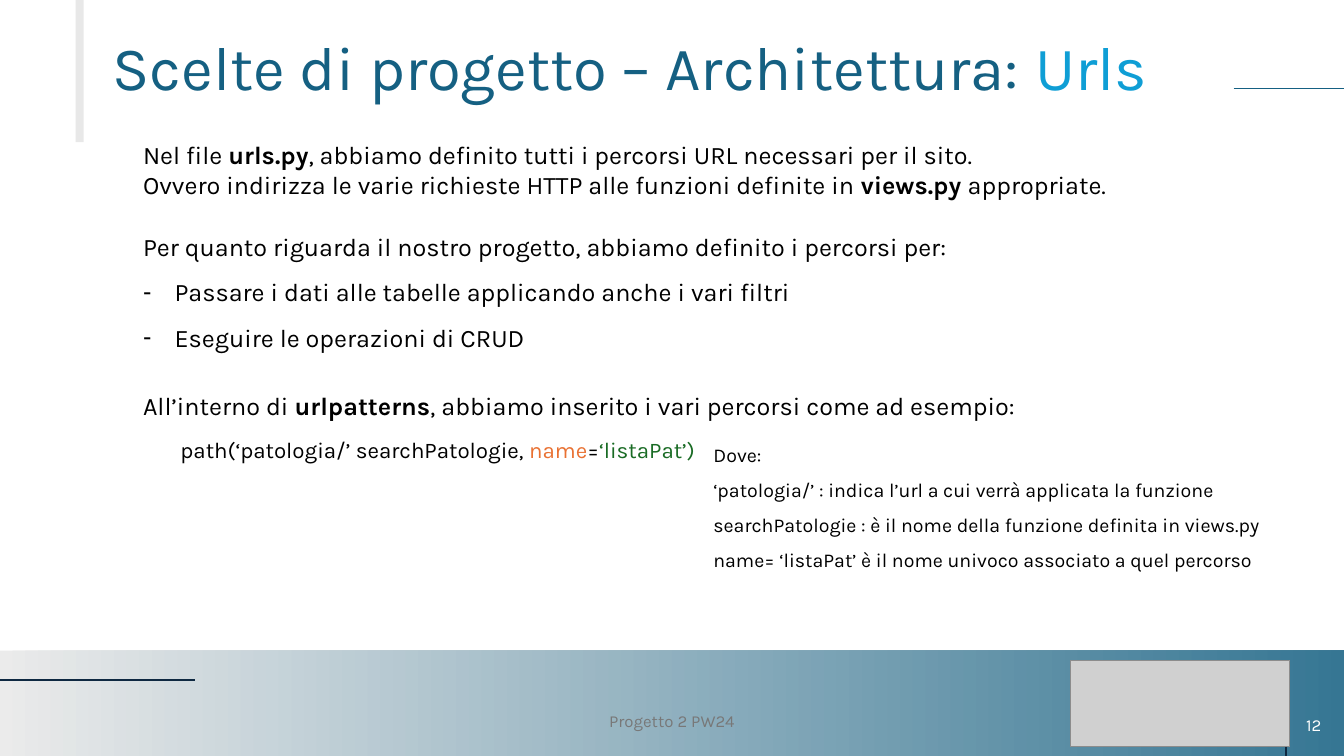
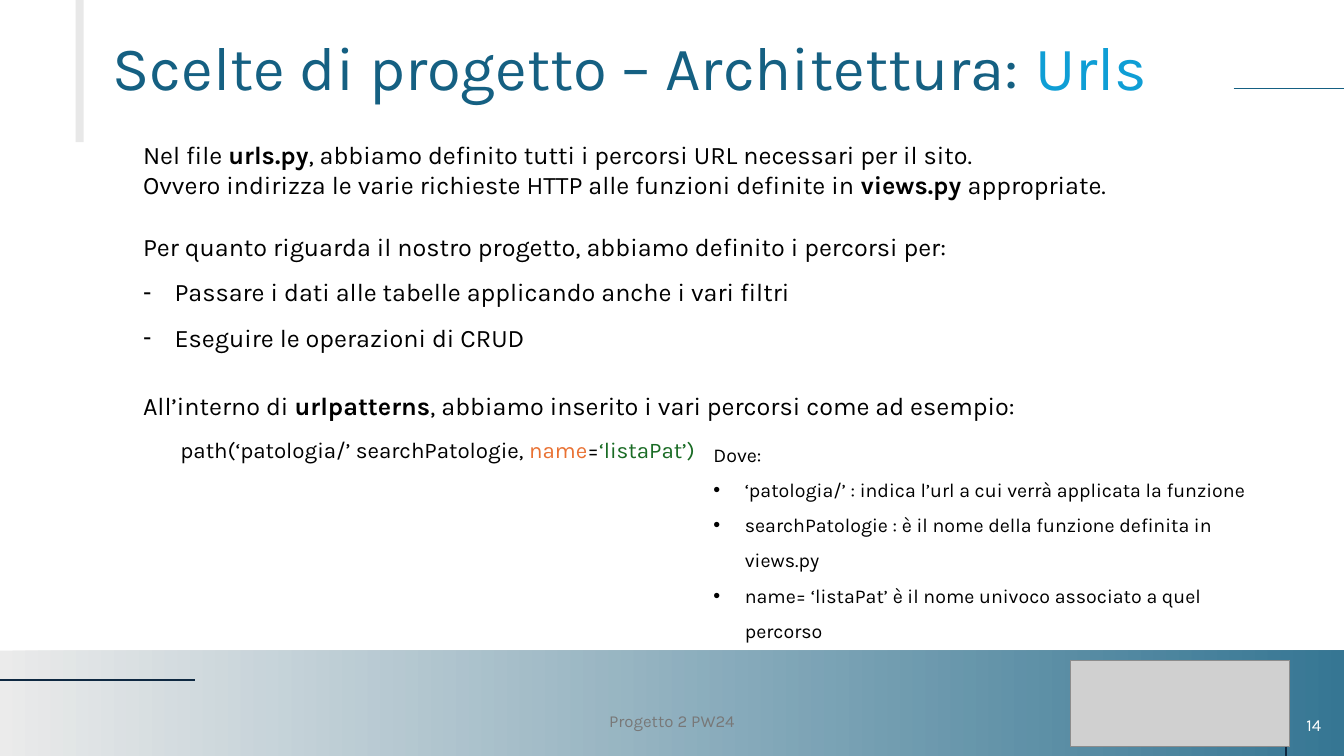
Before and after one commit to DavideBrambilla98/Progetto2_PW24, a slide deck: slide 14 of Documentazione/PROGETTO 2 PW24.pptx (slide 12 before the commit). Drawn at 1344x756 pixels with LibreOffice and Linux fonts; fonts in the diff are those of the drawing; grey boxes stand for pictures. Boxes give left, top, right and bottom in pixels: in the first picture for what was removed or moved away, otherwise in the second. Text is boxed around its words. In the diff, an @@ line names an element or a change of style, - is before the commit and + after.

```diff
--- a/Documentazione/PROGETTO 2 PW24.pptx
+++ b/Documentazione/PROGETTO 2 PW24.pptx
@@ text at bbox=[745, 482, 1245, 643]: bullet none to • @@
@@ page number at bbox=[1306, 720, 1321, 731]: text changed @@
-12
+14
```
Also in this commit, not shown: 2 other slides changed, 3 slides added.
